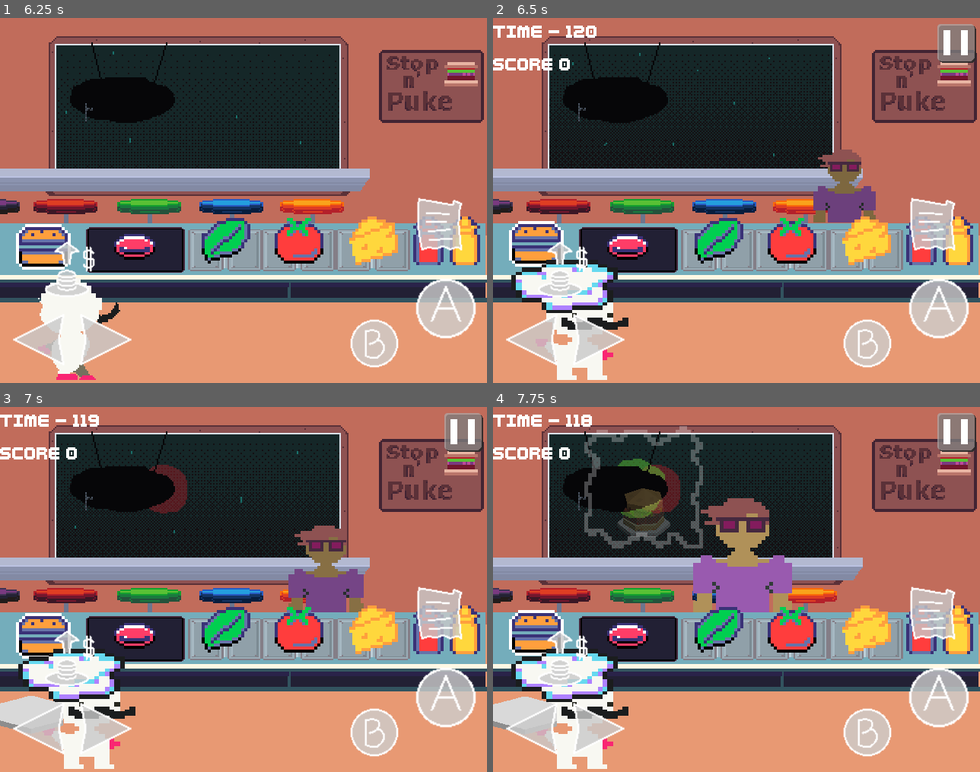
Above: before the commit, frames 1-4 (two rows, left to right).
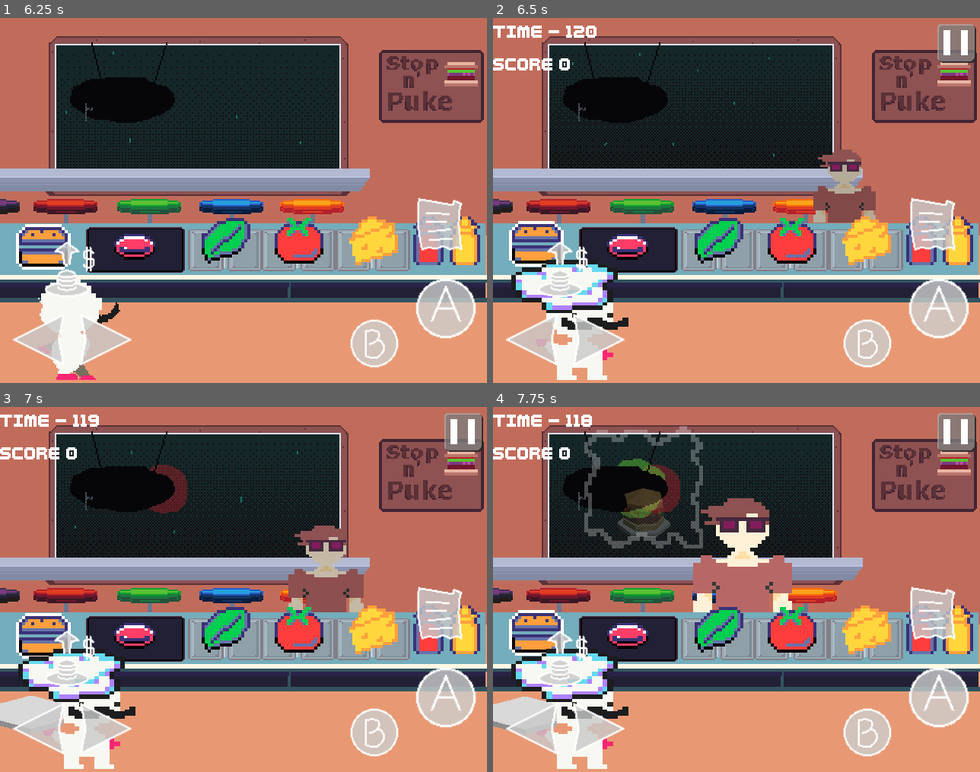
Above: after the commit, the same moments.

Repository: LettucePie/burgert
Game: Godot game, scene res://scenes/play.tscn
Same seed, same stepped clock (60 frames per second), same inputs: the game is played once before the commit and once after it. Sound files missing from this copy of the repository are replaced by a short silence.
Inputs (mouse positions are in pixels of both pictures, inside the frame that each line leads up to):
- Up to frame 1 (6.25 s): tap Enter (menu) at 0.5 s; move the mouse to (350, 182) at 0.52 s; hold Right (right) 0.53-1.25 s; tap Z (confirm) every 1.5 s from 0.6 to 5.1 s; click (350, 182) at 0.67 s; tap Space at 0.77, 3.77 s; drag from (146, 218) to (219, 273) at 1.27 s; move the mouse to (292, 120) at 2.02 s; hold Right (right) 2.03-2.75 s; drag from (219, 273) to (97, 145) at 2.77 s; move the mouse to (389, 255) at 3.52 s; hold Left (left) 3.53-4.25 s; drag from (97, 145) to (170, 109) at 4.27 s; move the mouse to (267, 200) at 5.02 s; hold Down (down) 5.03-5.75 s; click (267, 200) at 5.17 s; drag from (170, 109) to (146, 218) at 5.77 s
- Up to frame 2 (6.5 s): no input
- Up to frame 3 (7 s): move the mouse to (350, 571) at 6.52 s; hold Up (up) from 6.53 s (still down); tap Z (confirm) at 6.6 s; tap Space at 6.77 s
- Up to frame 4 (7.75 s): release Up (up) at 7.25 s; drag from (639, 607) to (712, 662) at 7.27 s

Frame 1 is identical in both runs. In frame 2, 1.3% of the frame differs, in the area x 65-79%, y 38-57%; in frame 3, 1.9%; in frame 4, 3.4%, in the area x 27-62%, y 27-57%.

Commit message:
optimization on filtering viable schedule customers

Diff:
--- a/classes/Schedule.gd
+++ b/classes/Schedule.gd
@@ -71,5 +71,25 @@
 			if (w == ts.weekday_a and t >= ts.time_a) \
 			or (w == ts.weekday_b and t < ts.time_b):
 				result = true
-				print("Within Range: Midnight TimeSlot")
 	return result
+
+
+func get_current_timeslot() -> int:
+	var result = -1
+
+	var time = Time.get_datetime_dict_from_system(false)
+	var w = time.weekday
+	var t = time.hour
+	for i in time_chart.size():
+		if i > 0:
+			var ts : TimeSlot = time_chart[i]
+			var midnight : bool = ts.weekday_a != ts.weekday_b
+			if (ts.weekday_a == w and t >= ts.time_a) \
+			and (ts.weekday_b == w and t < ts.time_b):
+				result = i
+			elif midnight:
+				if (w == ts.weekday_a and t >= ts.time_a) \
+				or (w == ts.weekday_b and t < ts.time_b):
+					result = i
+
+	return result
--- a/scenes/game/kitchen.gd
+++ b/scenes/game/kitchen.gd
@@ -114,10 +114,11 @@
 
 	## Filter through for eligible special customers
 	var eligible_pool : Array[Customer] = []
-	var time = Time.get_datetime_dict_from_system(false)
-	print("Kitchen DateTime: ", time.weekday, " : ", time.hour)
-	for c in customers:
-		if c.schedule.within_range(time.weekday, time.hour) \
+	#var time = Time.get_datetime_dict_from_system(false)
+	#print("Kitchen DateTime: ", time.weekday, " : ", time.hour)
+	var timeslot_idx : int = Schedule.new().get_current_timeslot()
+	for c in customers:
+		if (c.schedule.times.has(timeslot_idx) or c.schedule.times.has(0)) \
 		and !normy_customers.has(c):
 			eligible_pool.append(c)
 		#if !normy_customers.has(c):
--- a/scenes/play.gd
+++ b/scenes/play.gd
@@ -174,6 +174,7 @@
 	var times_played : int = 0
 	var total_score : int = 0
 	var spent_score : int = 0
+	var timeslots_played : PackedInt32Array = []
 
 	var keys : Array = [
 		"version", "highest_score", "times_played", "total_score",
--- a/scenes/ui/main_menu.tscn
+++ b/scenes/ui/main_menu.tscn
@@ -95,6 +95,8 @@
 layout_mode = 1
 
 [node name="wall" parent="office" index="0"]
+offset_left = 754.0
+offset_right = 754.0
 scale = Vector2(1.2, 1.2)
 
 [node name="desk" parent="office" index="2"]
@@ -557,15 +559,15 @@
 [node name="TextureRect" type="TextureRect" parent="CustomerDex/schedule"]
 layout_mode = 1
 anchors_preset = -1
-anchor_left = 0.0152964
-anchor_top = 0.382979
-anchor_right = 0.120459
+anchor_top = 0.382979
+anchor_right = 0.137667
 anchor_bottom = 0.489362
 texture = ExtResource("53_8d10h")
 expand_mode = 1
 metadata/_edit_use_anchors_ = true
 
 [node name="TextureRect2" type="TextureRect" parent="CustomerDex/schedule"]
+visible = false
 layout_mode = 1
 anchors_preset = -1
 anchor_left = 0.120459
@@ -577,6 +579,7 @@
 metadata/_edit_use_anchors_ = true
 
 [node name="TextureRect3" type="TextureRect" parent="CustomerDex/schedule"]
+visible = false
 layout_mode = 1
 anchors_preset = -1
 anchor_left = 0.225621
@@ -588,6 +591,7 @@
 metadata/_edit_use_anchors_ = true
 
 [node name="TextureRect4" type="TextureRect" parent="CustomerDex/schedule"]
+visible = false
 layout_mode = 1
 anchors_preset = -1
 anchor_left = 0.330784
@@ -599,6 +603,7 @@
 metadata/_edit_use_anchors_ = true
 
 [node name="TextureRect5" type="TextureRect" parent="CustomerDex/schedule"]
+visible = false
 layout_mode = 1
 anchors_preset = -1
 anchor_left = 0.435946
@@ -610,6 +615,7 @@
 metadata/_edit_use_anchors_ = true
 
 [node name="TextureRect6" type="TextureRect" parent="CustomerDex/schedule"]
+visible = false
 layout_mode = 1
 anchors_preset = -1
 anchor_left = 0.541109
@@ -621,6 +627,7 @@
 metadata/_edit_use_anchors_ = true
 
 [node name="TextureRect7" type="TextureRect" parent="CustomerDex/schedule"]
+visible = false
 layout_mode = 1
 anchors_preset = -1
 anchor_left = 0.646271
@@ -632,6 +639,7 @@
 metadata/_edit_use_anchors_ = true
 
 [node name="TextureRect8" type="TextureRect" parent="CustomerDex/schedule"]
+visible = false
 layout_mode = 1
 anchors_preset = -1
 anchor_left = 0.751434
@@ -643,6 +651,7 @@
 metadata/_edit_use_anchors_ = true
 
 [node name="TextureRect9" type="TextureRect" parent="CustomerDex/schedule"]
+visible = false
 layout_mode = 1
 anchors_preset = -1
 anchor_left = 0.856596
